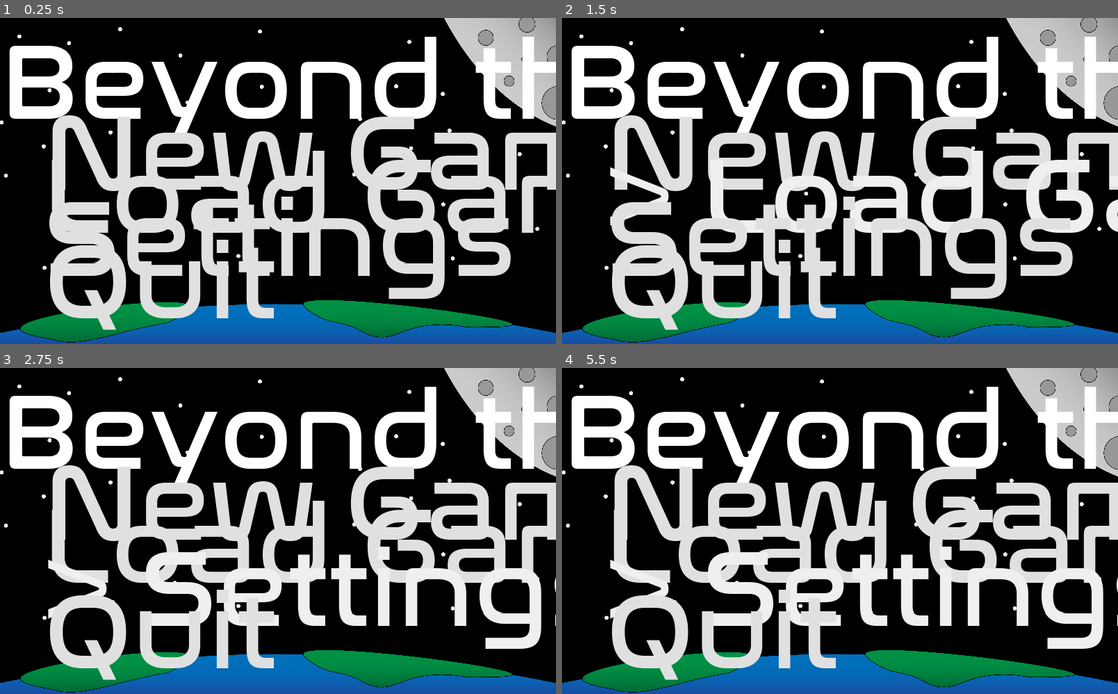
Above: before the commit, frames 1-4 (two rows, left to right).
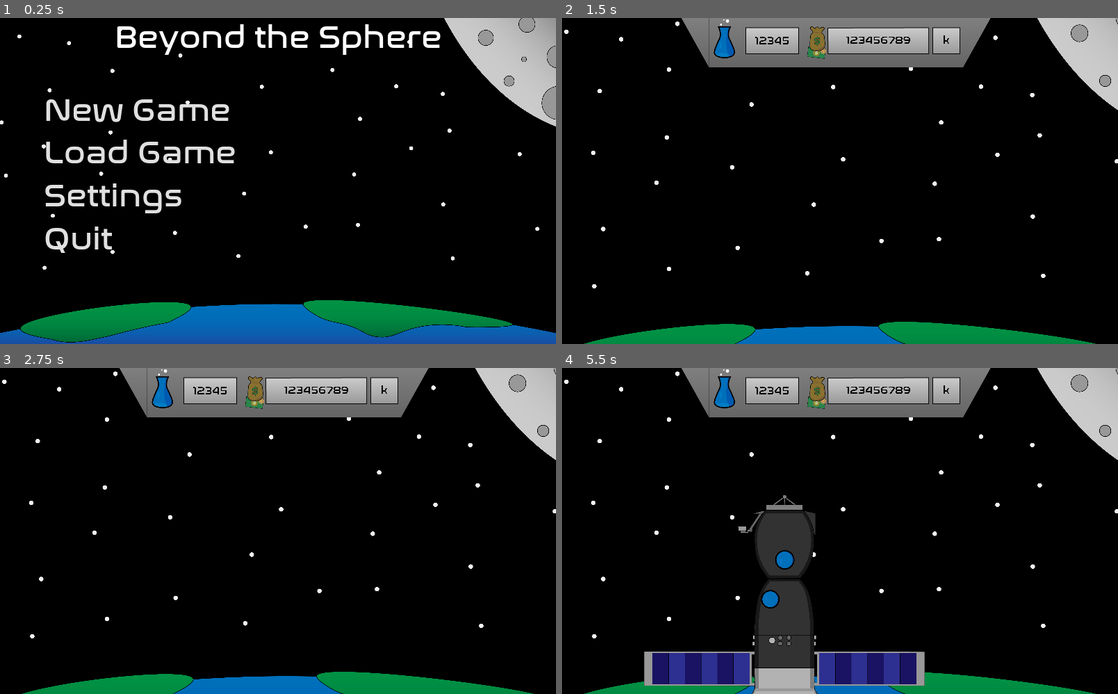
Above: after the commit, the same moments.

Repository: Periapsis-Studios/Beyond-the-Sphere-Vector
Game: Godot game, scene res://Scenes/MainMenu.tscn
Same seed, same stepped clock (60 frames per second), same inputs: the game is played once before the commit and once after it.
Inputs (mouse positions are in pixels of both pictures, inside the frame that each line leads up to):
- Up to frame 1 (0.25 s): no input
- Up to frame 2 (1.5 s): click "New Game" at 0.5 s; click (923, 154) at 1.25 s, where only the run before the commit has a clickable "New Game"
- Up to frame 3 (2.75 s): click (417, 547) at 2 s, where only the run before the commit has a clickable "> Load Game"
- Up to frame 4 (5.5 s): click (934, 547) at 2.75 s, where only the run before the commit has a clickable "Load Game"; click (890, 589) at 3.5 s, where only the run before the commit has a clickable "> Settings"; move the mouse to (962, 514) at 4.27 s; hold D (move_right, bound only after the commit) 4.28-5.03 s; hold Mouse wheel up (zoom_in) 4.28-5.03 s; tap Mouse wheel down (zoom_out) at 4.55, 5.1 s; move the mouse to (728, 547) at 5.02 s; hold S (move_down, bound only after the commit) from 5.03 s (still down); tap Mouse wheel up (zoom_in) at 5.3 s

The runs differ from the first frame. In frame 1, 34% of the frame differs, in the area x 1-100%, y 1-96%; in frame 2, 49%; in frame 3, 49%; in frame 4, 52%, in the area x 0-100%, y 0-100%.

Commit message:
Update docking + movement

Diff:
--- a/Fonts/MenuFont.tres
+++ b/Fonts/MenuFont.tres
@@ -3,5 +3,5 @@
 [ext_resource path="res://Fonts/nasalization-regular.ttf" type="DynamicFontData" id=1]
 
 [resource]
-size = 200
+size = 59
 font_data = ExtResource( 1 )
--- a/Scenes/EarthMain.tscn
+++ b/Scenes/EarthMain.tscn
@@ -10,6 +10,8 @@
 
 [node name="Camera2D" type="Camera2D" parent="."]
 position = Vector2( 512, 300 )
+current = true
+zoom = Vector2( 5, 5 )
 
 [node name="EarthUI" parent="." instance=ExtResource( 1 )]
 
--- a/Scenes/EarthUI.tscn
+++ b/Scenes/EarthUI.tscn
@@ -1,10 +1,9 @@
-[gd_scene load_steps=7 format=2]
+[gd_scene load_steps=6 format=2]
 
 [ext_resource path="res://Textures/BtS-Background.png" type="Texture" id=1]
 [ext_resource path="res://Fonts/UIFont.tres" type="DynamicFont" id=2]
 [ext_resource path="res://Textures/UI/ResourceCounter.png" type="Texture" id=3]
 [ext_resource path="res://Fonts/nasalization-regular.ttf" type="DynamicFontData" id=4]
-[ext_resource path="res://Fonts/MenuFont.tres" type="DynamicFont" id=5]
 
 [sub_resource type="DynamicFont" id=1]
 size = 200
@@ -13,6 +12,9 @@
 [node name="EarthUI" type="Control"]
 anchor_right = 1.0
 anchor_bottom = 1.0
+__meta__ = {
+"_edit_use_anchors_": false
+}
 
 [node name="UI" type="CanvasLayer" parent="."]
 layer = 2
@@ -45,7 +47,7 @@
 margin_right = 4545.74
 margin_bottom = 650.0
 custom_colors/font_color = Color( 0, 0, 0, 1 )
-custom_fonts/font = ExtResource( 5 )
+custom_fonts/font = ExtResource( 2 )
 text = "123456789"
 align = 1
 valign = 1
--- a/Scripts/EarthMain.gd
+++ b/Scripts/EarthMain.gd
@@ -6,9 +6,55 @@
 var science: int
 var unlockedModules = {}
 var dockedModules = {}
+onready var camera = $Camera2D
+onready var tween: Tween = $Tween
+const DOCKSPEED = 5
+const DOCKDIST = 5000
+const MOVESPEED = 10
+
+func _input(event):
+	if event.is_action_pressed("zoom_in"):
+		camera.zoom.x -= 1
+		camera.zoom.y -= 1
+
+	if event.is_action_pressed("zoom_out"):
+		camera.zoom.x += 1
+		camera.zoom.y += 1
+
+	if event.is_action("move_down"):
+		camera.offset.y += MOVESPEED
+
+	if event.is_action("move_up"):
+		camera.offset.y -= MOVESPEED
+
+	if event.is_action("move_left"):
+		camera.offset.x -= MOVESPEED
+
+	if event.is_action("move_right"):
+		camera.offset.x += MOVESPEED
+
+
+func _process(delta):
+	if Input.is_action_pressed("move_down"):
+		move(0, MOVESPEED, delta)
+
+	if Input.is_action_pressed("move_up"):
+		move(0, -MOVESPEED, delta)
+
+	if Input.is_action_pressed("move_left"):
+		move(-MOVESPEED, 0, delta)
+
+	if Input.is_action_pressed("move_right"):
+		move(-MOVESPEED, 0, delta)
+
 
 func _ready():
 	dock(Vector2(0, 0), 0, "RUS_PROBE", "Soyuz", 1)
+
+
+func move(amount_x: int, amount_y: int, delta: float):
+	tween.interpolate_property(camera, "offset", camera.position, Vector2(camera.position.x + amount_x, camera.position.y + amount_y), delta)
+
 
 func dock(targetPos: Vector2, targetRot: int, targetPortType: String, module: String, port: int):
 	var moduleObject = load("res://Scenes/Modules/" + module + ".tscn")
@@ -20,7 +66,7 @@
 	# TODO: Replace with isCorrectType
 	if true:
 		print("Entered dock if")
-		var tween: Tween = $Tween
+
 		var camera = $Camera2D
 		var area = moduleInstance.get_node("Area2D")
 
@@ -34,14 +80,14 @@
 
 				if area.get_overlapping_areas().empty():
 					print("Entered docking seq")
-					moduleInstance.position.y += 1000
+					moduleInstance.position.y += DOCKDIST
 
 					tween.interpolate_property(
 						moduleInstance,
 						"position:y",
 						moduleInstance.position.y,
-						moduleInstance.position.y - 1000,
-						1,
+						moduleInstance.position.y - DOCKDIST,
+						DOCKSPEED,
 						Tween.TRANS_LINEAR,
 						Tween.EASE_IN_OUT
 					)
@@ -56,14 +102,14 @@
 				moduleInstance.rotation = 90.0
 
 				if area.get_overlapping_areas() == null:
-					moduleInstance.position.x += 1000
+					moduleInstance.position.x += DOCKDIST
 
 					tween.interpolate_property(
 						moduleInstance,
 						"position:x",
 						moduleInstance.position.x,
-						moduleInstance.position.x - 1000,
-						1,
+						moduleInstance.position.x - DOCKDIST,
+						DOCKSPEED,
 						Tween.TRANS_LINEAR,
 						Tween.EASE_IN_OUT
 					)
@@ -77,14 +123,14 @@
 				moduleInstance.rotation = 180.0
 
 				if area.get_overlapping_areas() == null:
-					moduleInstance.position.y -= 1000
+					moduleInstance.position.y -= DOCKDIST
 
 					tween.interpolate_property(
 						moduleInstance,
 						"position:y",
 						moduleInstance.position.y,
-						moduleInstance.position.y + 1000,
-						1,
+						moduleInstance.position.y + DOCKDIST,
+						DOCKSPEED,
 						Tween.TRANS_LINEAR,
 						Tween.EASE_IN_OUT
 					)
@@ -98,14 +144,14 @@
 				moduleInstance.rotation = 270.0
 
 				if area.get_overlapping_areas() == null:
-					moduleInstance.position.x -= 1000
+					moduleInstance.position.x -= DOCKDIST
 
 					tween.interpolate_property(
 						moduleInstance,
 						"position:x",
 						moduleInstance.position.x,
-						moduleInstance.position.x + 1000,
-						1,
+						moduleInstance.position.x + DOCKDIST,
+						DOCKSPEED,
 						Tween.TRANS_LINEAR,
 						Tween.EASE_IN_OUT
 					)
--- a/project.godot
+++ b/project.godot
@@ -29,17 +29,41 @@
 
 zoom_in={
 "deadzone": 0.5,
-"events": [ Object(InputEventMouseButton,"resource_local_to_scene":false,"resource_name":"","device":0,"alt":false,"shift":false,"control":fal …(189 unchanged characters)…
+"events": [ Object(InputEventMouseButton,"resource_local_to_scene":false,"resource_name":"","device":-1,"alt":false,"shift":false,"control":fal …(189 unchanged characters)…
  ]
 }
 zoom_out={
 "deadzone": 0.5,
-"events": [ Object(InputEventMouseButton,"resource_local_to_scene":false,"resource_name":"","device":0,"alt":false,"shift":false,"control":fal …(189 unchanged characters)…
+"events": [ Object(InputEventMouseButton,"resource_local_to_scene":false,"resource_name":"","device":-1,"alt":false,"shift":false,"control":fal …(189 unchanged characters)…
  ]
 }
 switch_port={
 "deadzone": 0.5,
 "events": [ Object(InputEventKey,"resource_local_to_scene":false,"resource_name":"","device":0,"alt":false,"shift":false,"control":false,"meta":false,"command":false,"pressed":false,"scancode":0,"physical_scancode":82,"unicode":0,"echo":false,"script":null)
+ ]
+}
+move_up={
+"deadzone": 0.5,
+"events": [ Object(InputEventKey,"resource_local_to_scene":false,"resource_name":"","device":0,"alt":false,"shift":false,"control":false,"meta":false,"command":false,"pressed":false,"scancode":87,"physical_scancode":0,"unicode":0,"echo":false,"script":null)
+, Object(InputEventKey,"resource_local_to_scene":false,"resource_name":"","device":0,"alt":false,"shift":false,"control":false,"meta":false,"command":false,"pressed":false,"scancode":16777232,"physical_scancode":0,"unicode":0,"echo":false,"script":null)
+ ]
+}
+move_left={
+"deadzone": 0.5,
+"events": [ Object(InputEventKey,"resource_local_to_scene":false,"resource_name":"","device":0,"alt":false,"shift":false,"control":false,"meta":false,"command":false,"pressed":false,"scancode":65,"physical_scancode":0,"unicode":0,"echo":false,"script":null)
+, Object(InputEventKey,"resource_local_to_scene":false,"resource_name":"","device":0,"alt":false,"shift":false,"control":false,"meta":false,"command":false,"pressed":false,"scancode":16777231,"physical_scancode":0,"unicode":0,"echo":false,"script":null)
+ ]
+}
+move_down={
+"deadzone": 0.5,
+"events": [ Object(InputEventKey,"resource_local_to_scene":false,"resource_name":"","device":0,"alt":false,"shift":false,"control":false,"meta":false,"command":false,"pressed":false,"scancode":83,"physical_scancode":0,"unicode":0,"echo":false,"script":null)
+, Object(InputEventKey,"resource_local_to_scene":false,"resource_name":"","device":0,"alt":false,"shift":false,"control":false,"meta":false,"command":false,"pressed":false,"scancode":16777234,"physical_scancode":0,"unicode":0,"echo":false,"script":null)
+ ]
+}
+move_right={
+"deadzone": 0.5,
+"events": [ Object(InputEventKey,"resource_local_to_scene":false,"resource_name":"","device":0,"alt":false,"shift":false,"control":false,"meta":false,"command":false,"pressed":false,"scancode":68,"physical_scancode":0,"unicode":0,"echo":false,"script":null)
+, Object(InputEventKey,"resource_local_to_scene":false,"resource_name":"","device":0,"alt":false,"shift":false,"control":false,"meta":false,"command":false,"pressed":false,"scancode":16777233,"physical_scancode":0,"unicode":0,"echo":false,"script":null)
  ]
 }
 
